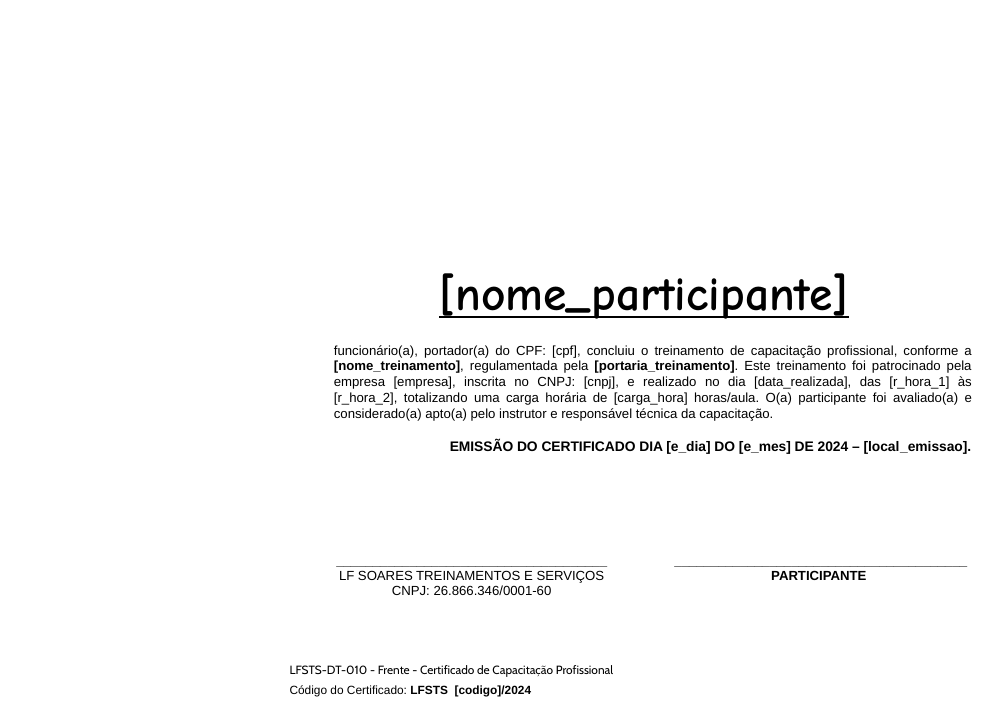
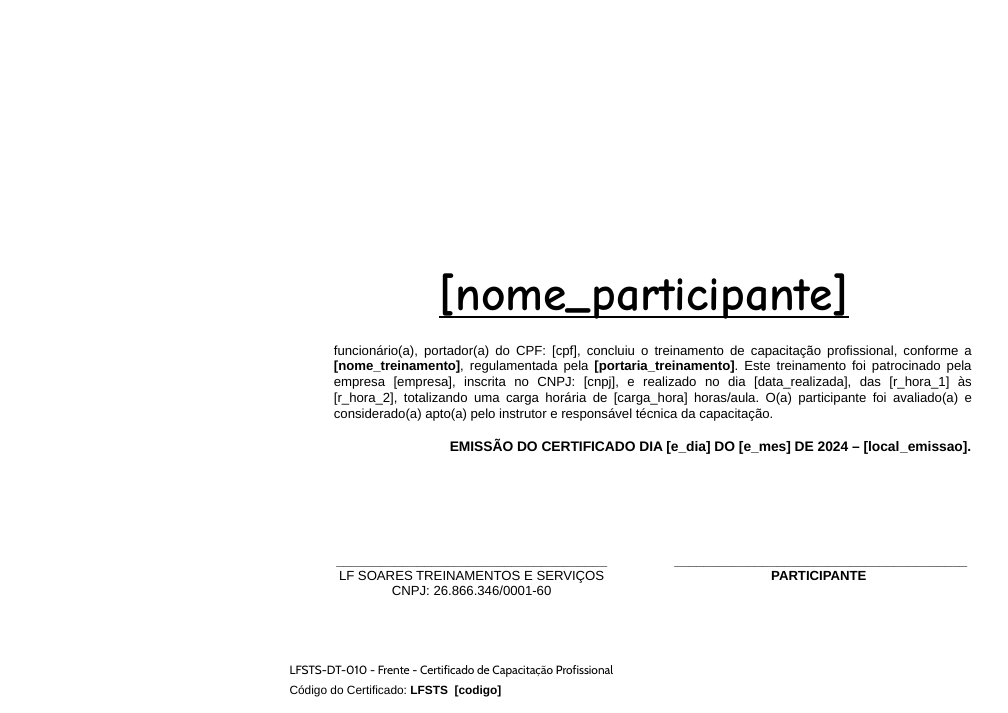
Before and after one commit to Programateca/lfsoares-front, a slide deck: slide 1 of public/templates/frente-verso-2a.pptx. Drawn at 1008x713 pixels with LibreOffice and Linux fonts; fonts in the diff are those of the drawing; background and template pictures are left out. Boxes give left, top, right and bottom in pixels: in the first picture for what was removed or moved away, otherwise in the second. Text is boxed around its words. In the diff, an @@ line names an element or a change of style, - is before the commit and + after.

```diff
--- a/public/templates/frente-verso-2a.pptx
+++ b/public/templates/frente-verso-2a.pptx
@@ text at <box>290,685,502,697</box>: text changed @@
-Código do Certificado: LFSTS [codigo]/2024
+Código do Certificado: LFSTS [codigo]
```
Also in this commit, not shown: 1 other slide changed, 10 other files.
